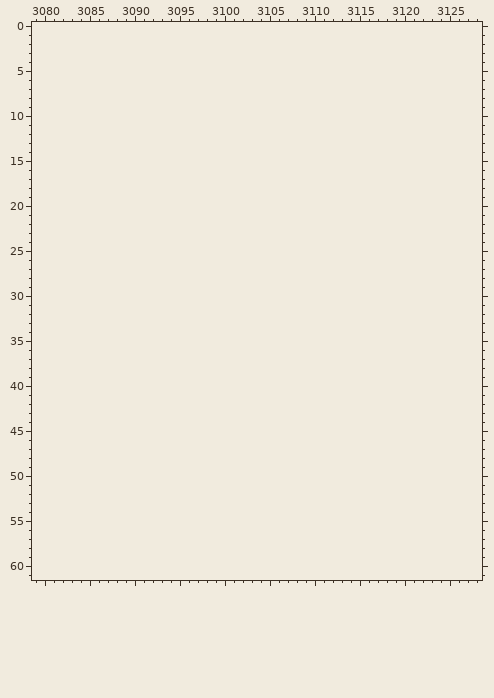
One commit to this pixel-art file: assets/art/enemies/Shroom-Sheet.aseprite. The first picture shows the starting point.
2880x64 pixels, 1 frame. Colours within 5 levels of each other are drawn and written as one. Shown: x 3079..3128, y 0..61. The old version is drawn lined up with the new one, on the new canvas. The commit also changed other parts of the picture, which this record leaves out.
New version:
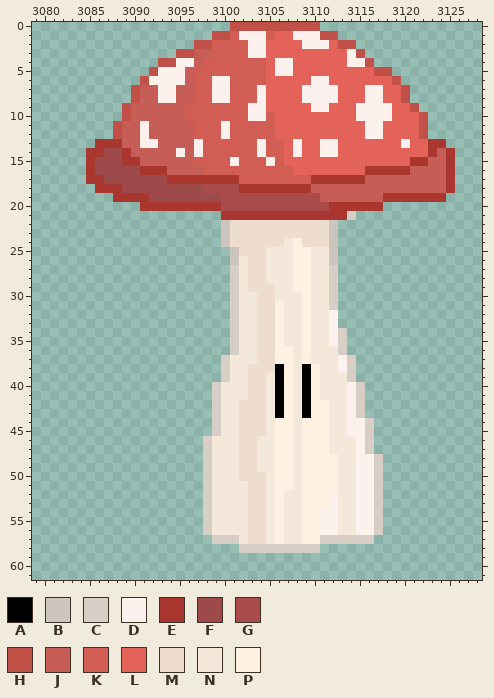
Palette (. is transparent): A #000000  B #ccc5bd  C #d7cec5  D #fdf1ed  E #aa372f  F #9f4a4a  G #aa4c4c  H #c15049  J #c65d56  K #d25d55  L #e36259  M #eeddcc  N #f4e8db  P #fff1e1
Change:
canvas 2880x64 -> 3520x64
@@ x 3079..3128 @@
- 0 ..................................................
- 1 ..................................................
- 2 ..................................................
- 3 ..................................................
- 4 ..................................................
- 5 ..................................................
- 6 ..................................................
- 7 ..................................................
- 8 ..................................................
- 9 ..................................................
-10 ..................................................
-11 ..................................................
-12 ..................................................
-13 ..................................................
-14 ..................................................
-15 ..................................................
-16 ..................................................
-17 ..................................................
-18 ..................................................
-19 ..................................................
-20 ..................................................
-21 ..................................................
-22 ..................................................
-23 ..................................................
-24 ..................................................
-25 ..................................................
-26 ..................................................
-27 ..................................................
-28 ..................................................
-29 ..................................................
-30 ..................................................
-31 ..................................................
-32 ..................................................
-33 ..................................................
-34 ..................................................
-35 ..................................................
-36 ..................................................
-37 ..................................................
-38 ..................................................
-39 ..................................................
-40 ..................................................
-41 ..................................................
-42 ..................................................
-43 ..................................................
-44 ..................................................
-45 ..................................................
-46 ..................................................
-47 ..................................................
-48 ..................................................
-49 ..................................................
-50 ..................................................
-51 ..................................................
-52 ..................................................
-53 ..................................................
-54 ..................................................
-55 ..................................................
-56 ..................................................
-57 ..................................................
-58 ..................................................
+ 0 ......................HHHHHHHHHH..................
+ 1 ....................HHKDDDKLLDDDHH................
+ 2 ..................HHKKKKDDLLLLDDDLHH..............
+ 3 ................HHJJKKKKDDLLLLLLLLLDH.............
+ 4 ..............HHDDJKKKKKKKLDDLLLLLLDDH............
+ 5 .............HDDDJKKKKKKKKLDDLLLLLLLLLHH..........
+ 6 ............HDDDDJKKDDKKKKLLLLLDDLLLLLLLH.........
+ 7 ...........HJJDDJJKKDDKKKDLLLLDDDDLLLDDLLH........
+ 8 ...........HJJDDJJKKDDKKKDLLLLDDDDLLLDDLLH........
+ 9 ..........HJJJJJJKKKKKKKDDLLLLLDDLLLDDDDLLH.......
+10 ..........HJJJJJJKKKKKKKDDKLLLLLLLLLDDDDLLLH......
+11 .........HJJDJJJJJKKKDKKKKKLLLLLLLLLLDDLLLLH......
+12 .........HJJDJJJJJKKKDKKKKKLLLLLLLLLLDDLLLLH......
+13 .......EEEJJDDJJJJDKKKKKKDKKLDLLDDLLLLLLLDLLEE....
+14 ......EEFFEJJJJJDJDKKKKKKDKKLDLLDDLLLLLLLLLLEJE...
+15 ......EFFFEEJJJJJJKKKKDKKKDKLLLLLLLLLLLLLLEEJJE...
+16 ......EFFFFFEEEJJJJKKKKKKKKKKLLLLLLLLEEEEEJJJJE...
+17 ......EEFFFFFFFEEEEEEEEKKKKKKKKEEEEEEJJJJJJJJJE...
+18 .......EEEFFFFFFFFFGGGGEEEEEEEEJJJJJJJJJJJJJJJE...
+19 .........EEEEFFFFFFFFGGGGGGGGGGGJJJJJJJEEEEEEE....
+20 ............EEEEEEEEEGGGGGGGGGGGGEEEEEE...........
+21 .....................EEEEEEEEEEEEEEC..............
+22 .....................BMMMMMMMMMMMB................
+23 .....................BMMMMMMMMMMMB................
+24 .....................BMMMMMMNPMMMB................
+25 ......................BMMMNNNPPNNB................
+26 ......................BNMMNNNPPNNB................
+27 ......................CNMMNNNPPNNC................
+28 ......................CNMMNNNPPNNC................
+29 ......................CNMMMNNPPNNC................
+30 ......................CNNMMNNNPNNC................
+31 ......................CNNMMPNNPNNC................
+32 ......................CNNMMPNNPNND................
+33 ......................CNNMMPNNPNND................
+34 ......................CNNMMPNNPNNDC...............
+35 ......................CNNMMPNNPNNDC...............
+36 ......................CNNMMPPNPNNNC...............
+37 .....................CNNNMMPPNPNNNDC..............
+38 .....................CNNMMMAPNAPNNDC..............
+39 .....................CNNMMNAPNAPNNNC..............
+40 ....................CNNNMMNAPNAPNNNDC.............
+41 ....................CNNNMMNAPNAPNNNDC.............
+42 ....................CNNMMMNAPNAPPNNDC.............
+43 ....................CNNMMMNAPNAPPNNDC.............
+44 ....................CNNMMMNPPNPPPNNDDC............
+45 ....................CNNMMMNPPNPPPNNDDC............
+46 ...................CNNNMMNNPPNPPPNNNDC............
+47 ...................CNNNMMNNPPNPPPNNNDC............
+48 ...................CNNNMMNNPPNPPPPNNDDC...........
+49 ...................CNNNMMNNPPNPPPPNNDDC...........
+50 ...................CNNNMMMNPPNPPPPNNDDC...........
+51 ...................CNNNNMMNPPNPPPPNNDDC...........
+52 ...................CNNNNMMNPNNPPPDNNDDC...........
+53 ...................CNNNNMMNPNNPPPDNNDDC...........
+54 ...................CNNNNMMNPNNPPDDNNDDC...........
+55 ...................CNNNNMMNPNNPPDDNNDDC...........
+56 ...................CNNNNMMNPNNPPDDNNDDC...........
+57 ....................CCCNMMNPNNPPCCCCCC............
+58 .......................CCCCCCCCC..................
 59 ..................................................
